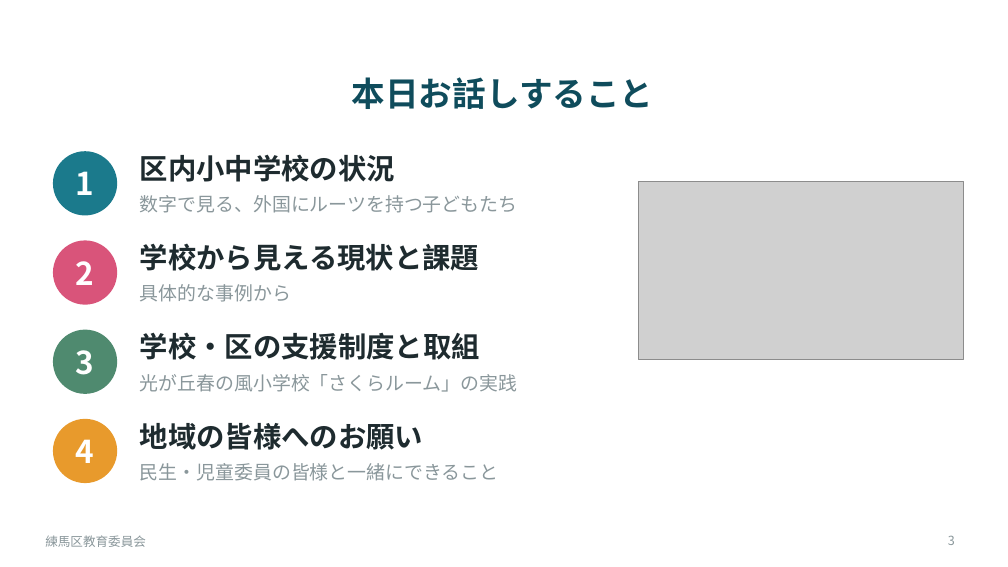
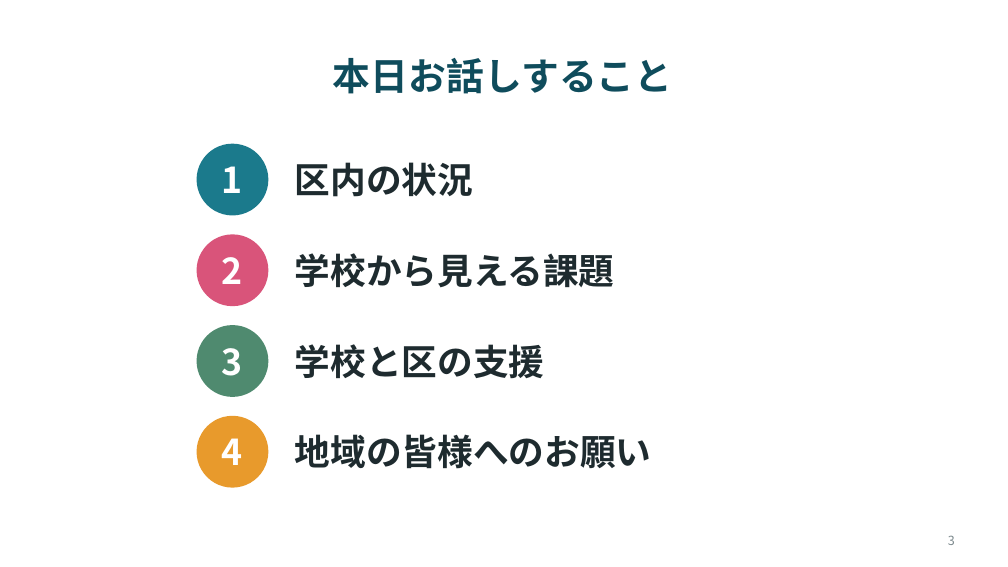
Before and after one commit to contynet730-star/con30, a slide deck: slide 3 of 民生児童委員研修/外国にルーツを持つ子どもたちと学校_R081125.pptx. Drawn at 1008x567 pixels with LibreOffice and Linux fonts; fonts in the diff are those of the drawing; grey boxes stand for pictures. Boxes give left, top, right and bottom in pixels: in the first picture for what was removed or moved away, otherwise in the second. Text is boxed around its words. In the diff, an @@ line names an element or a change of style, - is before the commit and + after.

```diff
--- a/民生児童委員研修/外国にルーツを持つ子どもたちと学校_R081125.pptx
+++ b/民生児童委員研修/外国にルーツを持つ子どもたちと学校_R081125.pptx
@@ title "本日お話しすること": place and size @@
-title "本日お話しすること" at [352, 77, 654, 109]
+title "本日お話しすること" at [333, 58, 672, 94]
@@ title "本日お話しすること" at [333, 58, 672, 94]: size 32 to 36 pt @@
@@ ellipse "1": place and size @@
-ellipse "1" at [53, 151, 117, 216]
+ellipse "1" at [197, 144, 268, 216]
@@ text at [295, 162, 473, 197]: text changed; size 27 to 34 pt @@
-区内小中学校の状況
+区内の状況
@@ text removed at [140, 195, 518, 213] @@
-数字で見る、外国にルーツを持つ子どもたち
@@ picture removed at [639, 181, 964, 359] @@
@@ size 30 to 34 pt in 4 elements at [197, 144, 268, 216], [197, 325, 268, 397], [197, 416, 268, 488], [197, 234, 268, 306] @@
@@ ellipse "2": place and size @@
-ellipse "2" at [53, 240, 117, 305]
+ellipse "2" at [197, 234, 268, 306]
@@ text at [295, 253, 615, 288]: text changed; size 27 to 34 pt @@
-学校から見える現状と課題
+学校から見える課題
@@ text removed at [140, 284, 291, 302] @@
-具体的な事例から
@@ ellipse "3": place and size @@
-ellipse "3" at [53, 330, 117, 394]
+ellipse "3" at [197, 325, 268, 397]
@@ text at [295, 344, 545, 379]: text changed; size 27 to 34 pt @@
-学校・区の支援制度と取組
+学校と区の支援
@@ text removed at [140, 374, 517, 392] @@
-光が丘春の風小学校「さくらルーム」の実践
@@ ellipse "4": place and size @@
-ellipse "4" at [53, 419, 117, 483]
+ellipse "4" at [197, 416, 268, 488]
@@ text "地域の皆様へのお願い": place and size @@
-text "地域の皆様へのお願い" at [140, 423, 424, 450]
+text "地域の皆様へのお願い" at [295, 434, 652, 469]
@@ text "地域の皆様へのお願い" at [295, 434, 652, 469]: size 27 to 34 pt @@
@@ text removed at [140, 463, 499, 481] @@
-民生・児童委員の皆様と一緒にできること
@@ text removed at [45, 535, 146, 547] @@
-練馬区教育委員会
```
Also in this commit, not shown: 15 other slides changed, 5 slides added, 4 slides removed, 1 other file.
